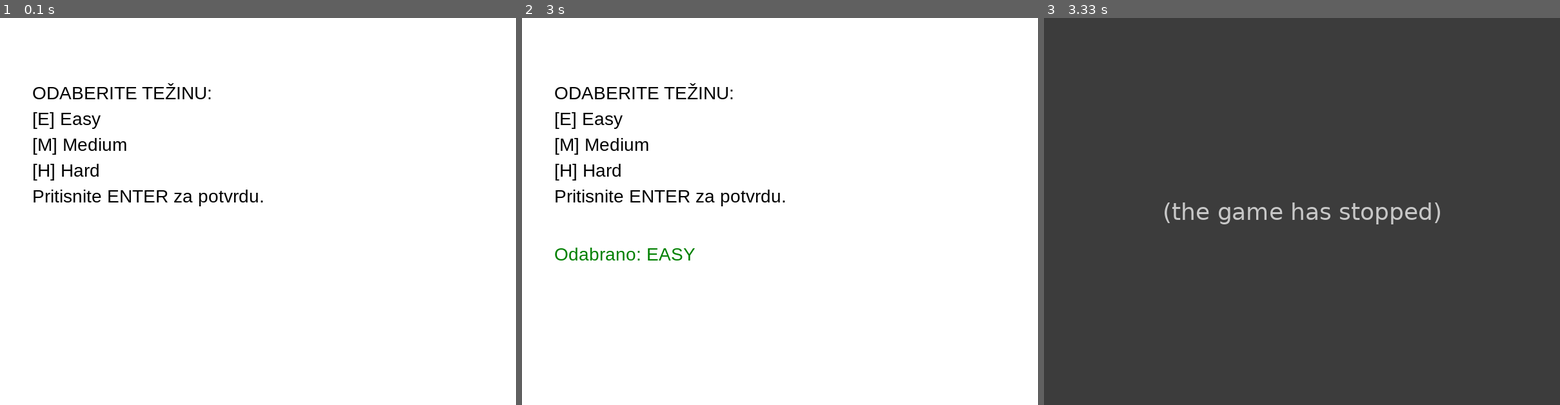
Above: before the commit, frames 1-3 (left to right).
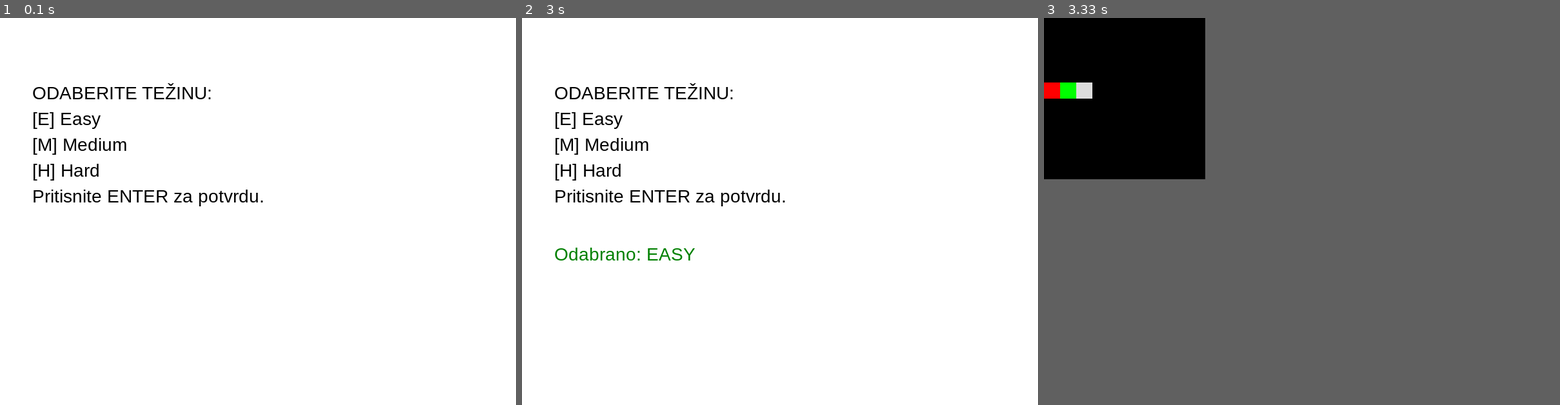
Above: after the commit, the same moments.

Repository: Krapic/AI-Maze-Solver
Game: pygame game, started from src/main.py
Two runs of this game, one before a commit and one after it. Both use one fixed random seed, a clock stepped at 60 frames per second and the inputs below.
Inputs:
- Up to frame 1 (0.1 s): no input
- Up to frame 2 (3 s): tap Enter at 0.33 s; tap E at 1.67 s
- Up to frame 3 (3.33 s): tap Enter at 3.07 s
In frame 3 the window is 800x600 before the commit and 250x250 after it. Grey fills any space a smaller window leaves; there, only what the larger window draws over its background counts as a difference.

Frames 1-2 are identical in both runs. In frame 3, 14% of the frame differs, in the area x 0-77%, y 0-54%.
Error before the commit: UnboundLocalError: cannot access local variable 'end_x' where it is not associated with a va...; the game stopped at 3.1 s (later frames are placeholders)

Commit message:
Popravi bug kod određivanja izlaza

Diff:
--- a/src/maze/generator.py
+++ b/src/maze/generator.py
@@ -34,13 +34,46 @@
                     labyrinth[(y+ny)//2][nx] = 0
 
     # Određivanje izlaza
-    print('Width: ', width)
+    end_x, end_y = None, None
 
     for y in range(height-2, 0, -1):
         if labyrinth[y][width-2] == 0:
             end_x, end_y = width-1, y
             labyrinth[end_y][end_x] = 0
             break
+
+    # ako ne postoji izlaz na desnom rubu, pobaj donji rub
+    if end_x is None:
+        for x in range(width-2, 0, -1):
+            if labyrinth[height-2][x] == 0:
+                end_x, end_y = x, height-1
+                labyrinth[end_y][end_x] = 0
+                break
+
+    # Ako jos ne postoji izlaz, napravi na nasumicnom mjestu
+    if end_x is None:
+        # Nadji sve pristupacne celije na rubovima
+        candidates = []
+        for y in range(1, height-1):
+            if labyrinth[y][1] == 0:
+                candidates.append((0, y))  # Lijevi rub
+            if labyrinth[y][width-2] == 0:
+                candidates.append((width-1, y))  # Desni rub
+
+        for x in range(1, width-1):
+            if labyrinth[1][x] == 0:
+                candidates.append((x, 0))  # Gornji rub
+            if labyrinth[height-2][x] == 0:
+                candidates.append((x, height-1))  # Donji rub
+
+        if candidates:
+            end_x, end_y = random.choice(candidates)
+            labyrinth[end_y][end_x] = 0
+        else:
+            # Last resort: Use the start point as end point
+            end_x, end_y = start_x, start_y
+
+    print('the bug: ', labyrinth[y][width-2])
 
     return labyrinth, (start_x, start_y), (end_x, end_y)
 
